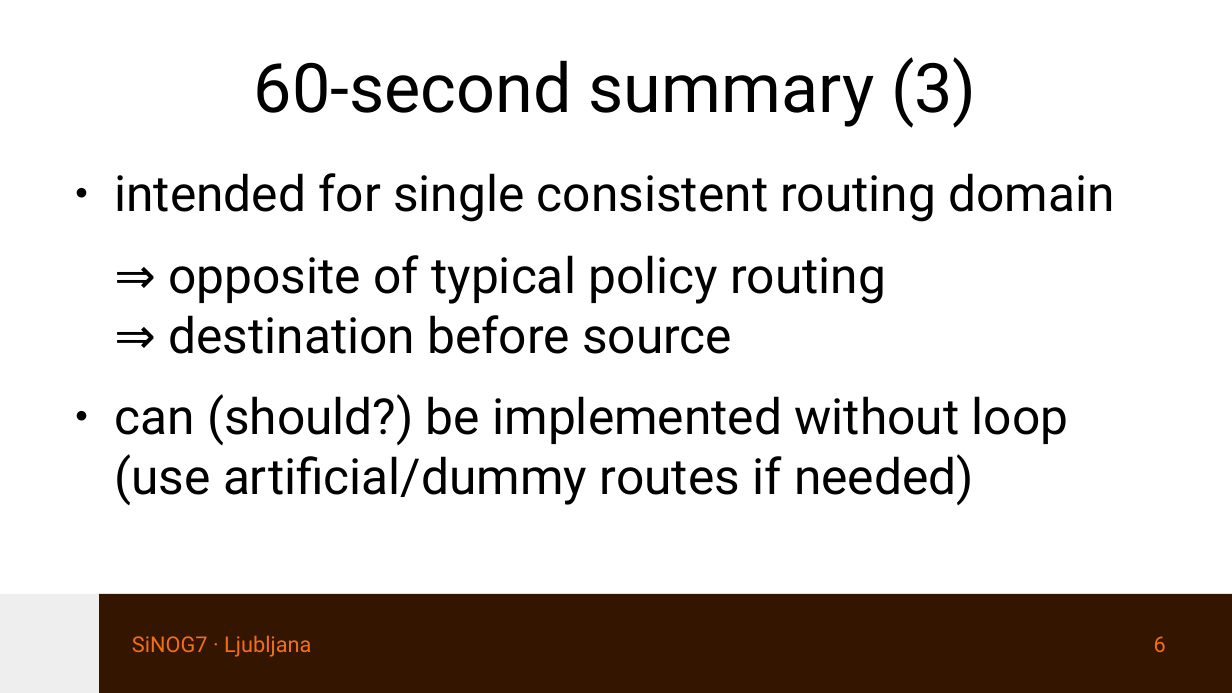
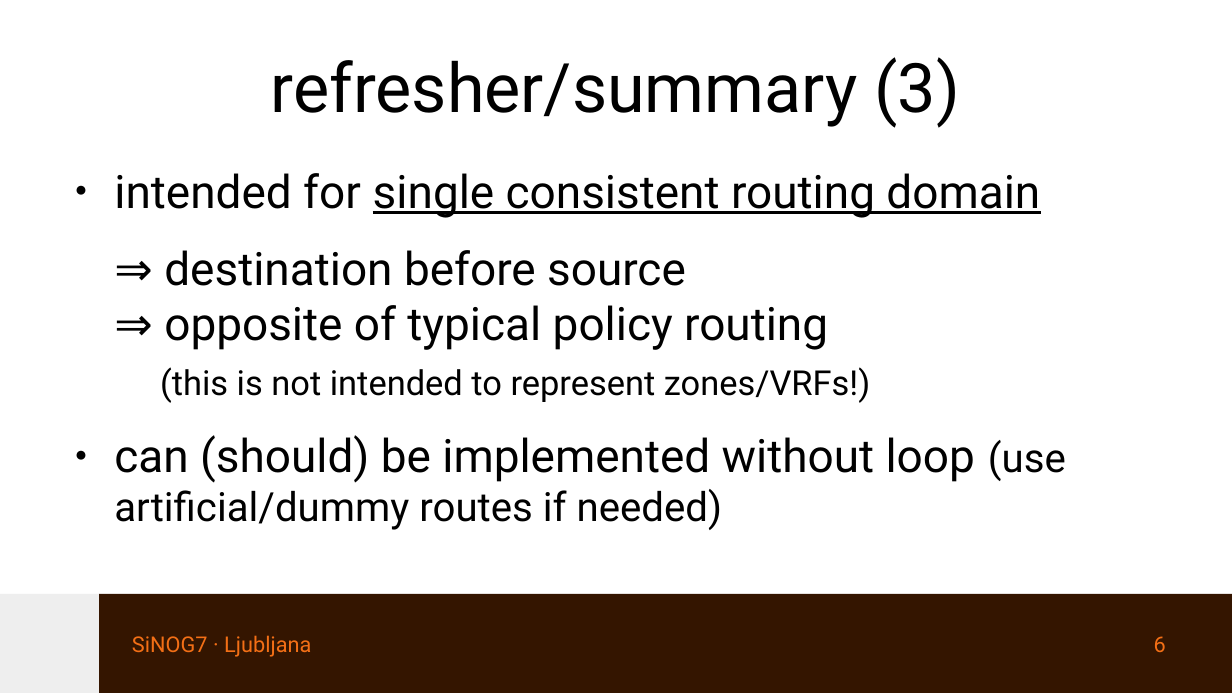
Before and after one commit to eqvinox/rtgwg-dst-src-routing, a slide deck: slide 6 of ietf121-rtgwg-dst-src-routing.odp. Drawn at 1232x693 pixels with LibreOffice and Linux fonts; fonts in the diff are those of the drawing. Boxes give left, top, right and bottom in pixels: in the first picture for what was removed or moved away, otherwise in the second. Text is boxed around its words. In the diff, an @@ line names an element or a change of style, - is before the commit and + after.

```diff
--- a/ietf121-rtgwg-dst-src-routing.odp
+++ b/ietf121-rtgwg-dst-src-routing.odp
@@ title at <box>271,57,960,128</box>: text changed @@
-60-second summary (3)
+refresher/summary (3)
@@ text at <box>114,173,1040,218</box>: size 32 to 29.6 pt in "intended for single consistent routing domain"; underline on in "single consistent routing domain" @@
@@ text at <box>114,250,1066,530</box>: text changed; size 32 to 29.6 pt @@
-⇒ opposite of typical policy routing
-⇒ destination before source
-● can (should?) be implemented without loop (use artificial/dummy routes if needed)
+⇒ destination before source
+⇒ opposite of typical policy routing
+(this is not intended to represent zones/VRFs!)
+● can (should) be implemented without loop (use artificial/dummy routes if needed)
```
Also in this commit, not shown: 9 other slides changed, 1 other file.
